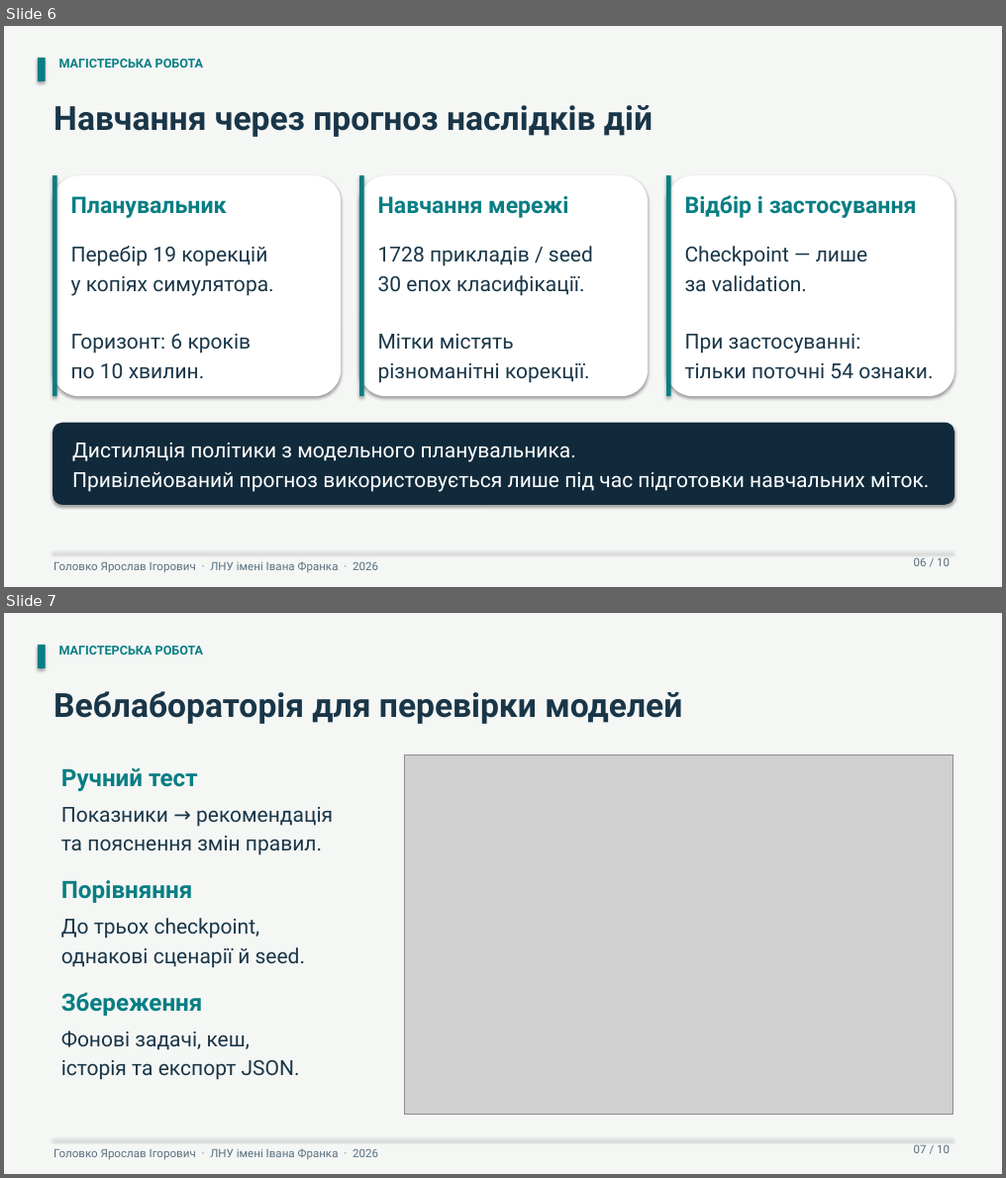
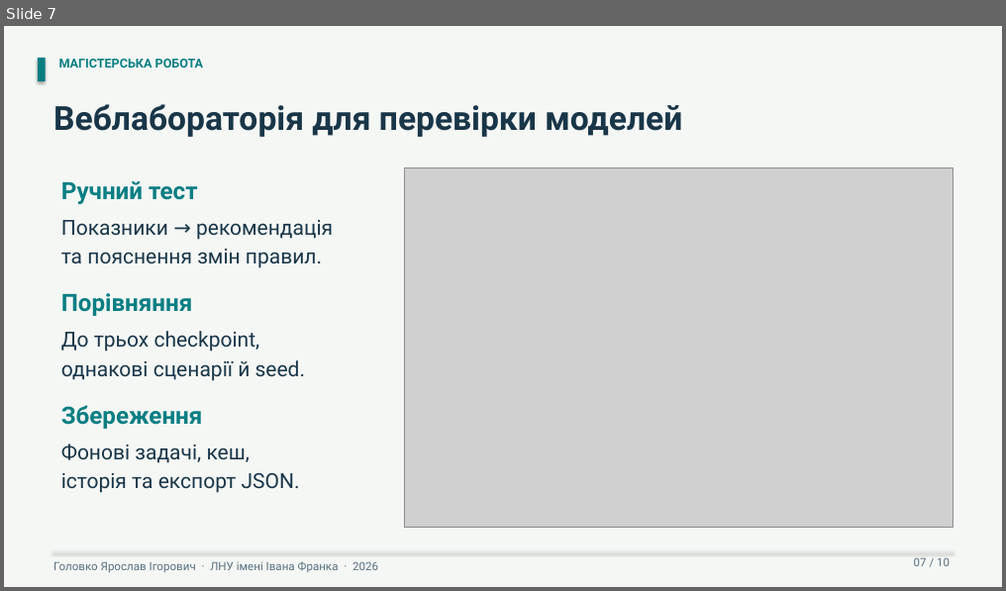
Before and after one commit to Lowckick/ai_house_model, a slide deck: docs/presentation/presentation.pptx. Shown one above the other, each under a label of ours: slides 6 and 7 before the commit, slide 7 after it. The pictures are 1006x1178 and 1006x591 pixels, drawn with LibreOffice and Linux fonts; fonts in the diff are those of the drawing; grey boxes stand for pictures. Boxes give left, top, right and bottom in pixels: in the first picture for what was removed or moved away, otherwise in the second. Text is boxed around its words. In the diff, an @@ line names an element or a change of style, - is before the commit and + after.

```diff
--- a/docs/presentation/presentation.pptx
+++ b/docs/presentation/presentation.pptx
@@ slide 6 removed at (x1=4, y1=26, x2=1002, y2=587), background #F5F7F5 @@
@@ rectangle removed at (x1=38, y1=58, x2=46, y2=81) @@
@@ text removed at (x1=59, y1=59, x2=203, y2=68) @@
-МАГІСТЕРСЬКА РОБОТА
@@ text removed at (x1=54, y1=105, x2=652, y2=137) @@
-Навчання через прогноз наслідків дій
@@ rounded rectangle removed at (x1=53, y1=175, x2=341, y2=396) @@
@@ rectangle removed at (x1=53, y1=175, x2=57, y2=396) @@
@@ text removed at (x1=71, y1=196, x2=227, y2=218) @@
-Планувальник
@@ rounded rectangle removed at (x1=359, y1=175, x2=648, y2=396) @@
@@ rectangle removed at (x1=359, y1=175, x2=364, y2=396) @@
@@ text removed at (x1=378, y1=196, x2=568, y2=218) @@
-Навчання мережі
@@ rounded rectangle removed at (x1=666, y1=175, x2=954, y2=396) @@
@@ rectangle removed at (x1=666, y1=175, x2=671, y2=396) @@
@@ text removed at (x1=685, y1=195, x2=917, y2=218) @@
-Відбір і застосування
@@ text removed at (x1=71, y1=246, x2=273, y2=379) @@
-Перебір 19 корекцій
-у копіях симулятора.
-Горизонт: 6 кроків
-по 10 хвилин.
@@ text removed at (x1=378, y1=246, x2=593, y2=383) @@
-1728 прикладів / seed
-30 епох класифікації.
-Мітки містять
-різноманітні корекції.
@@ text removed at (x1=685, y1=246, x2=933, y2=379) @@
-Checkpoint — лише
-за validation.
-При застосуванні:
-тільки поточні 54 ознаки.
@@ rounded rectangle removed at (x1=53, y1=423, x2=954, y2=505) @@
@@ text removed at (x1=72, y1=443, x2=929, y2=492) @@
-Дистиляція політики з модельного планувальника.
-Привілейований прогноз використовується лише під час підготовки навчальних міток.
@@ rectangle removed at (x1=53, y1=552, x2=953, y2=553) @@
@@ text removed at (x1=914, y1=558, x2=949, y2=567) @@
-06 / 10
@@ text removed at (x1=54, y1=562, x2=378, y2=573) @@
-Головко Ярослав Ігорович · ЛНУ імені Івана Франка · 2026
```
Also in this commit, not shown: 1 slide changed, 5 slides added, 4 other slides removed, 9 other files.
